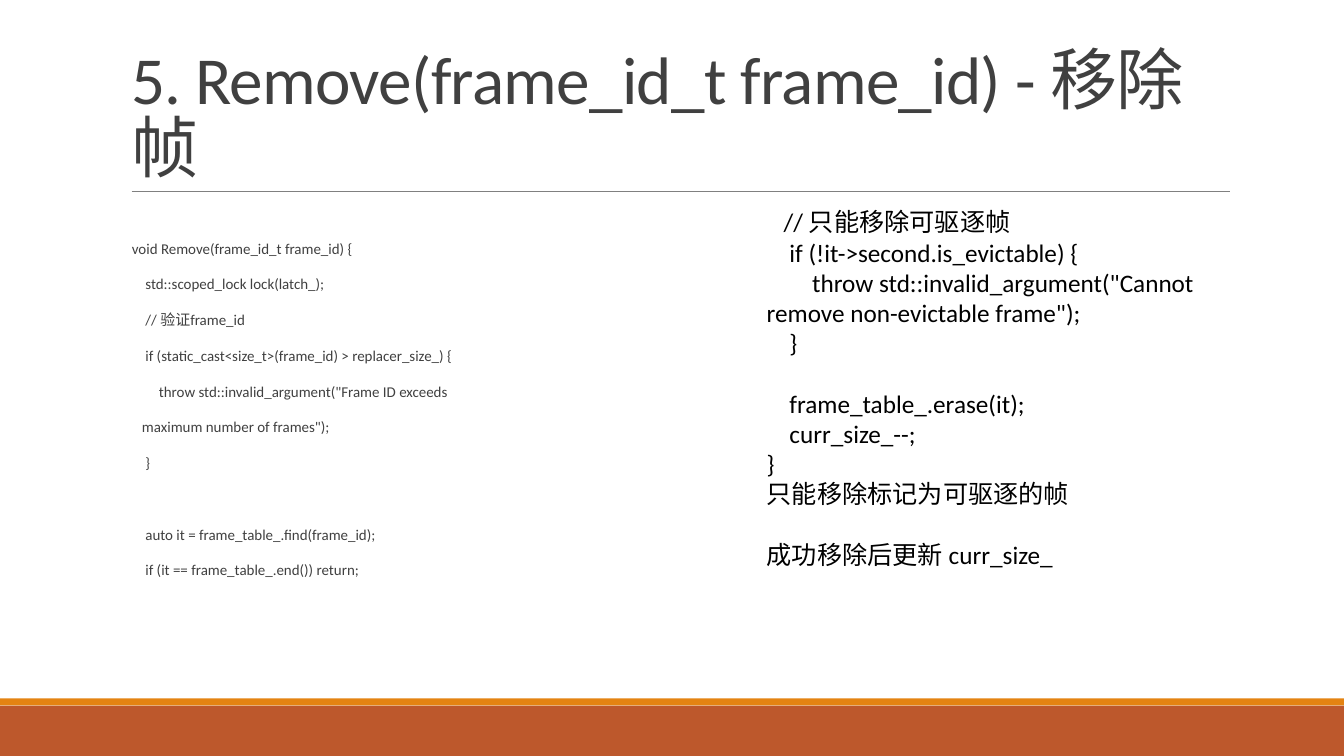
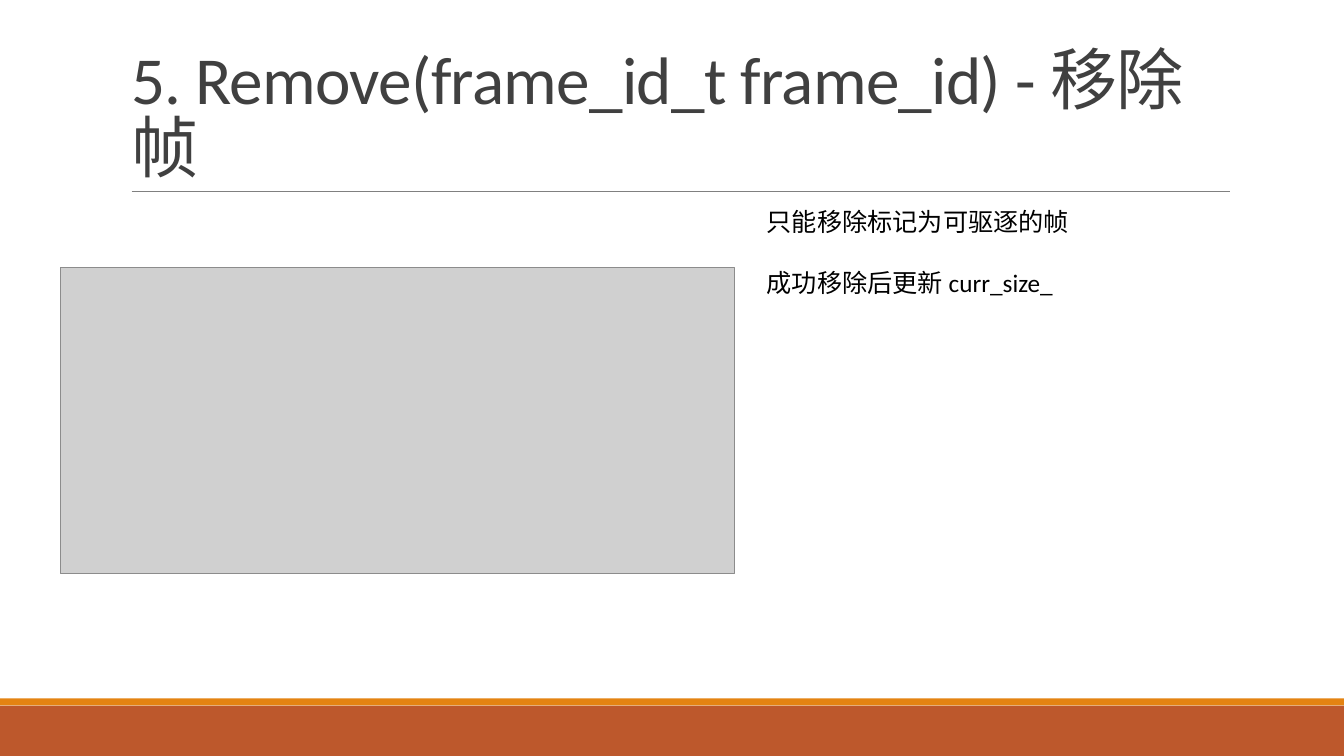
Before and after one commit to SDataBaseGroup/Database-lab, a slide deck: slide 28 of 缓冲区管理器与B+树的总ppt.pptx (slide 29 before the commit). Drawn at 1344x756 pixels with LibreOffice and Linux fonts; fonts in the diff are those of the drawing; grey boxes stand for pictures. Boxes give left, top, right and bottom in pixels: in the first picture for what was removed or moved away, otherwise in the second. Text is boxed around its words. In the diff, an @@ line names an element or a change of style, - is before the commit and + after.

```diff
--- a/缓冲区管理器与B+树的总ppt.pptx
+++ b/缓冲区管理器与B+树的总ppt.pptx
@@ text at [767,210,1193,447]: paragraphs removed @@
-// 只能移除可驱逐帧
-if (!it->second.is_evictable) {
-throw std::invalid_argument("Cannot remove non-evictable frame");
-}
-frame_table_.erase(it);
-curr_size_--;
-}
@@ picture added at [60,268,735,574] @@
@@ text removed at [132,243,447,577] @@
-void Remove(frame_id_t frame_id) {
-std::scoped_lock lock(latch_);
-// 验证frame_id
-if (static_cast<size_t>(frame_id) > replacer_size_) {
-throw std::invalid_argument("Frame ID exceeds
-  maximum number of frames");
-}
-auto it = frame_table_.find(frame_id);
-if (it == frame_table_.end()) return;
```
Also in this commit, not shown: 30 other slides changed, 10 slides added, 9 slides removed.
